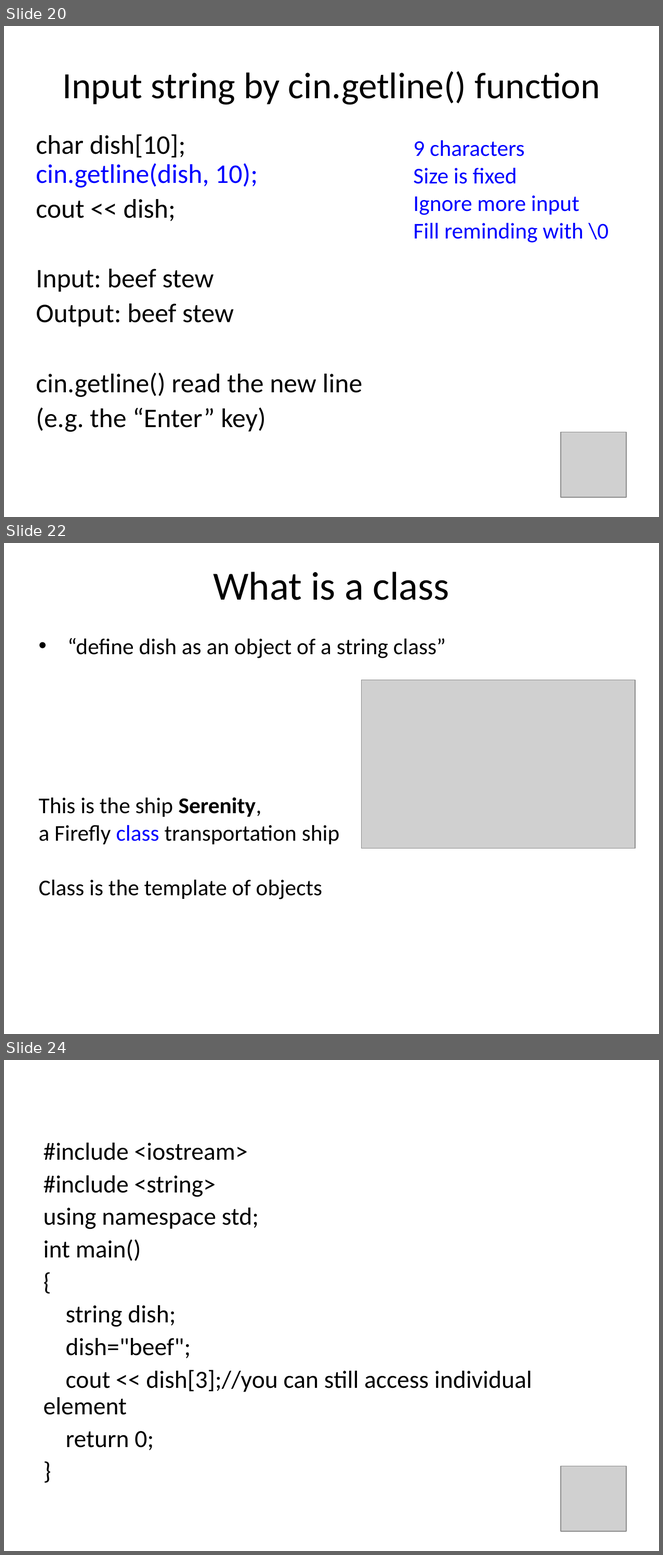
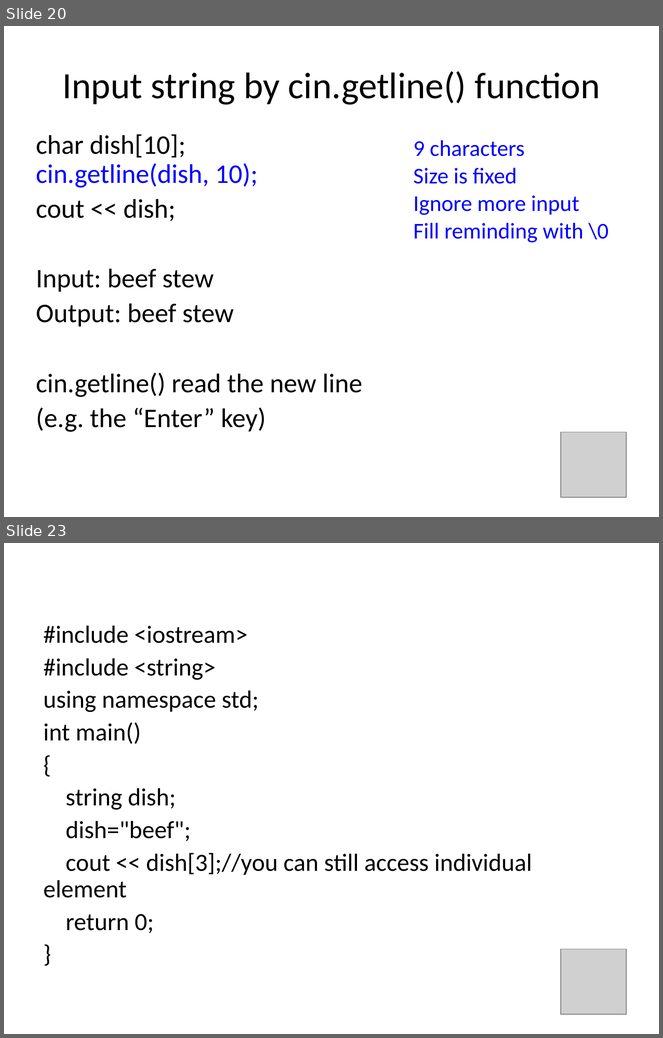
Before and after one commit to bwkeller/Computational_Physics, a slide deck: Slides/03_Arrays_Strings.odp. Shown one above the other, each under a label of ours: slides 20, 22 and 24 before the commit, slides 20 and 23 after it; the slides between them are not shown. The pictures are 663x1555 and 663x1038 pixels, drawn with LibreOffice and Linux fonts; fonts in the diff are those of the drawing; grey boxes stand for pictures. Boxes give left, top, right and bottom in pixels: in the first picture for what was removed or moved away, otherwise in the second. Text is boxed around its words. In the diff, an @@ line names an element or a change of style, - is before the commit and + after.

```diff
--- a/Slides/03_Arrays_Strings.odp
+++ b/Slides/03_Arrays_Strings.odp
@@ slide 22 removed at box(4, 543, 659, 1034), background #FFFFFF @@
@@ title removed at box(213, 572, 450, 600) @@
-What is a class
@@ text removed at box(39, 638, 446, 900) @@
-• “define dish as an object of a string class”
-This is the ship Serenity,
-a Firefly class transportation ship
-Class is the template of objects
@@ picture removed at box(362, 680, 636, 848) @@
@@ what was slide 24 is now slide 23 @@
```
Also in this commit, not shown: 3 slides changed, 8 other slides removed, 3 other files.
